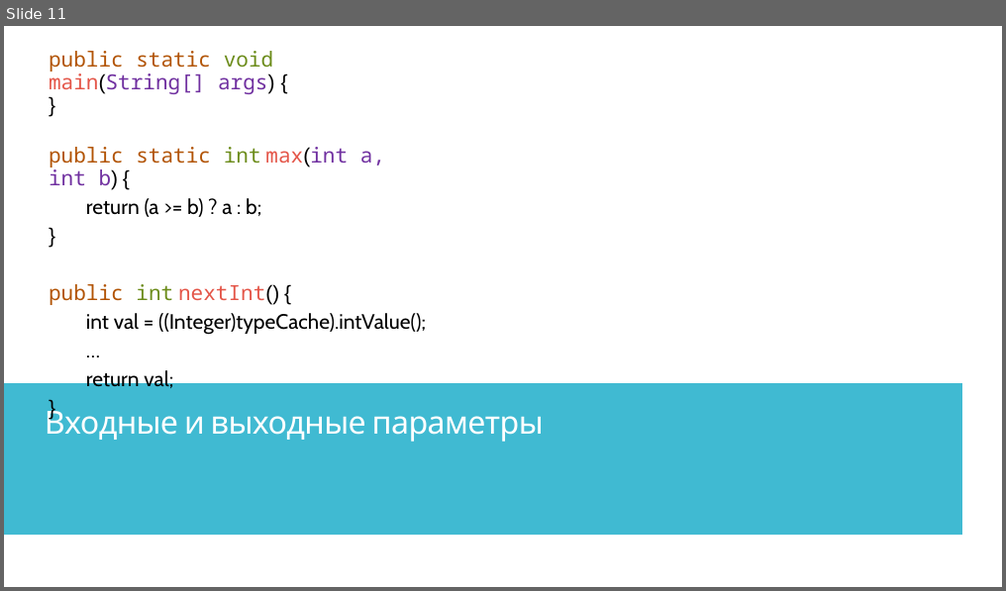
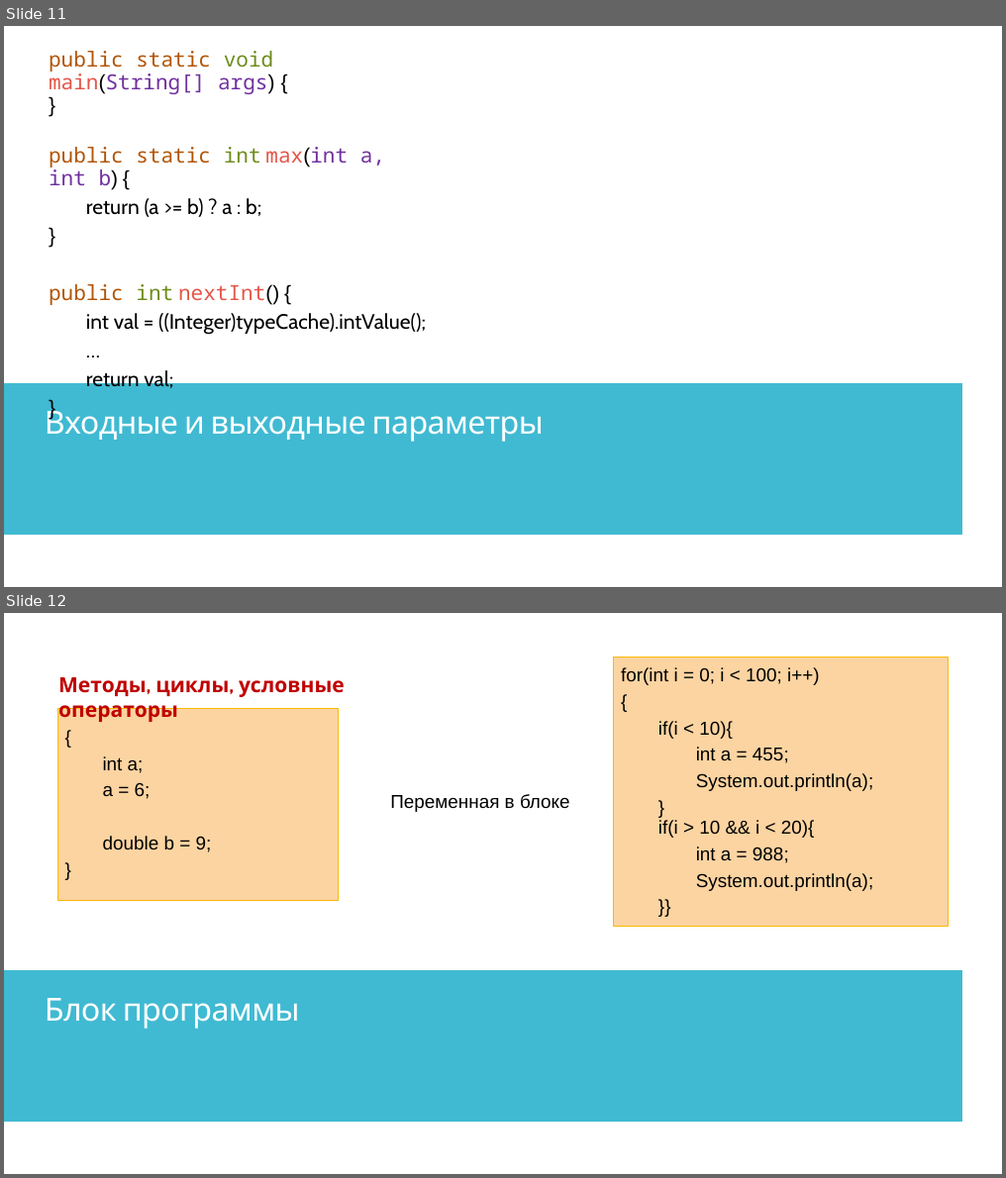
Before and after one commit to IriEfremova/LessonsCube, a slide deck: Samsung/Lesson8/ArraysPracticum.pptx. Shown one above the other, each under a label of ours: slide 11 before the commit, slides 11 and 12 after it. The pictures are 1006x591 and 1006x1178 pixels, drawn with LibreOffice and Linux fonts; fonts in the diff are those of the drawing. Boxes give left, top, right and bottom in pixels: in the first picture for what was removed or moved away, otherwise in the second. Text is boxed around its words. In the diff, an @@ line names an element or a change of style, - is before the commit and + after.

```diff
--- a/Samsung/Lesson8/ArraysPracticum.pptx
+++ b/Samsung/Lesson8/ArraysPracticum.pptx
@@ slide 12 added at <box>4,613,1002,1174</box>, background #FFFFFF; not listed: 2 template elements that a slide beside it also shows @@
@@ rectangle added at <box>4,613,1002,1174</box>, fill #FFFFFF @@
@@ rectangle added at <box>614,658,948,926</box>, fill #FCD5A2, outline #FAB900 0.75 pt, 18 pt, text #000000 @@
+for(int i = 0; i < 100; i++)
+{
+if(i < 10){
+int a = 455;
+System.out.println(a);
+}
+if(i > 10 && i < 20){
+int a = 988;
+System.out.println(a);
+}}
@@ text added at <box>58,677,345,722</box>, 20 pt, text #C00000, bold @@
+Методы, циклы, условные операторы
@@ rectangle added at <box>57,708,338,900</box>, fill #FCD5A2, outline #FAB900 0.75 pt, 18 pt, text #000000 @@
+{
+int a;
+a = 6;
+double b = 9;
+}
@@ text added at <box>390,794,570,812</box>, 18 pt, text #000000 @@
+Переменная в блоке
@@ rectangle added at <box>4,970,962,1123</box>, fill #40BAD2 @@
@@ text added at <box>45,998,300,1029</box>, 30.6 pt, text #FFFFFF @@
+Блок программы
```
Also in this commit, not shown: 5 slides changed, 1 other slide added, 31 other files.
